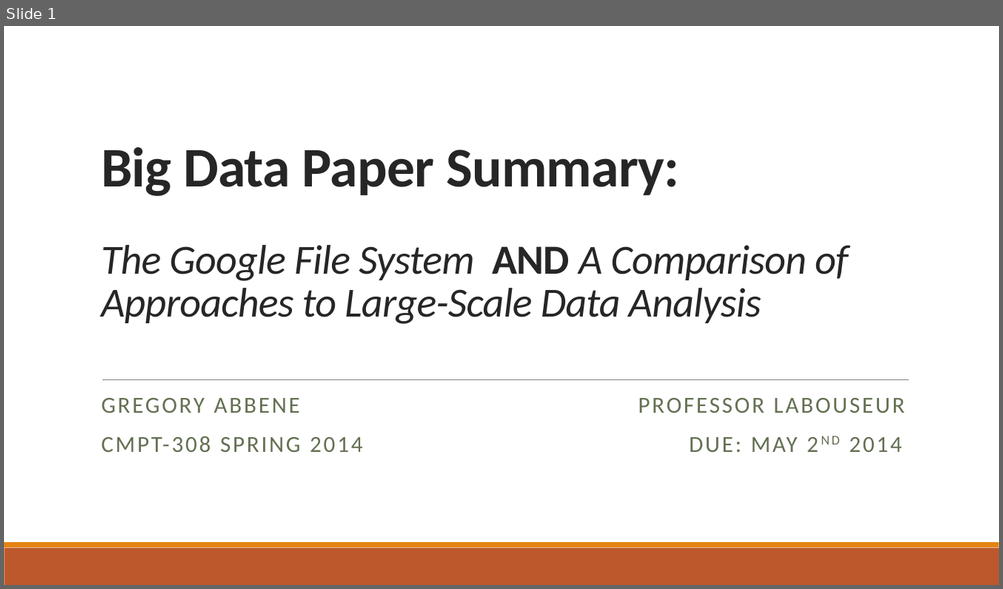
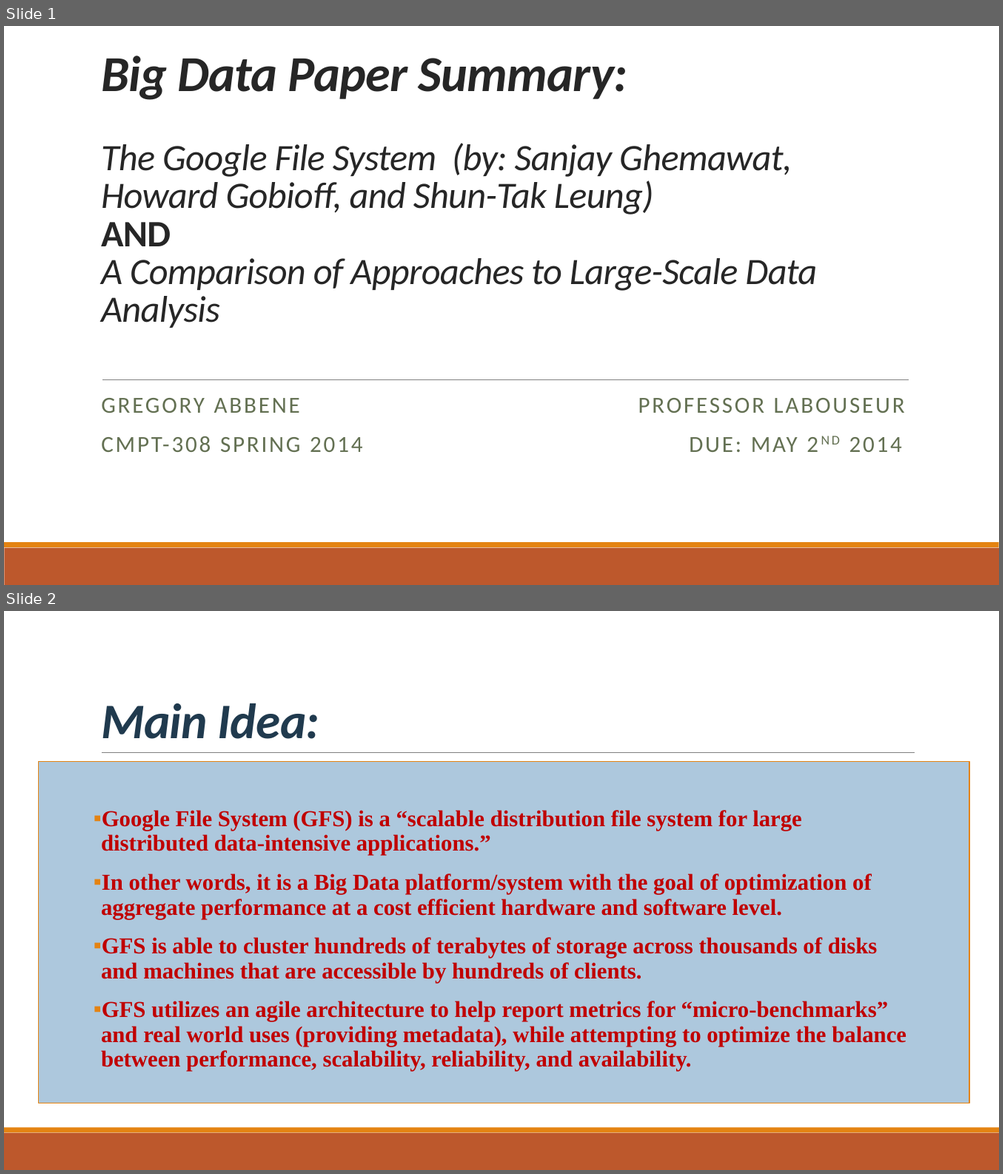
Before and after one commit to gabbene23/DatabaseManagement, a slide deck: Big Data Paper Summary/The Google File System PPP.pptx. Shown one above the other, each under a label of ours: slide 1 before the commit, slides 1 and 2 after it. The pictures are 1003x589 and 1003x1174 pixels, drawn with LibreOffice and Linux fonts; fonts in the diff are those of the drawing. Boxes give left, top, right and bottom in pixels: in the first picture for what was removed or moved away, otherwise in the second. Text is boxed around its words. In the diff, an @@ line names an element or a change of style, - is before the commit and + after.

Commit message:
Finished Big Data Paper!
Sorry for being a day late, Business Capping has consumed my life the
last two weeks

```diff
--- a/Big Data Paper Summary/The Google File System PPP.pptx
+++ b/Big Data Paper Summary/The Google File System PPP.pptx
@@ slide 2 added at (4, 611, 999, 1170), background #FFFFFF; not listed: 2 template elements that a slide beside it also shows @@
@@ title added at (101, 703, 319, 739), 48 pt, text #203A4E, bold, italic @@
+Main Idea:
@@ rectangle added at (38, 762, 969, 1104), fill #ADC8DD, outline #E48312 1 pt @@
@@ line added from (102, 753) to (915, 753), #808080 0.5 pt @@
@@ text added at (101, 810, 906, 1071), 22 pt, text #C00000, bold @@
+▪ Google File System (GFS) is a “scalable distribution file system for large distributed data-intensive applications.”
+▪ In other words, it is a Big Data platform/system with the goal of optimization of aggregate performance at a cost efficient hardware and software level.
+▪ GFS is able to cluster hundreds of terabytes of storage across thousands of disks and machines that are accessible by hundreds of clients.
+▪ GFS utilizes an agile architecture to help report metrics for “micro-benchmarks” and real world uses (providing metadata), while attempting to optimize the balance between performance, scalability, reliability, and availability.
@@ slide 1 changed as well @@
@@ title at (101, 56, 817, 328): text changed; size 40 to 36 pt @@
-Big Data Paper Summary:
-The Google File System AND A Comparison of Approaches to Large-Scale Data Analysis
+Big Data Paper Summary:
+The Google File System (by: Sanjay Ghemawat, Howard Gobioff, and Shun-Tak Leung)
+AND
+A Comparison of Approaches to Large-Scale Data Analysis
```
Also in this commit, not shown: 4 other slides added, 1 slide removed.
